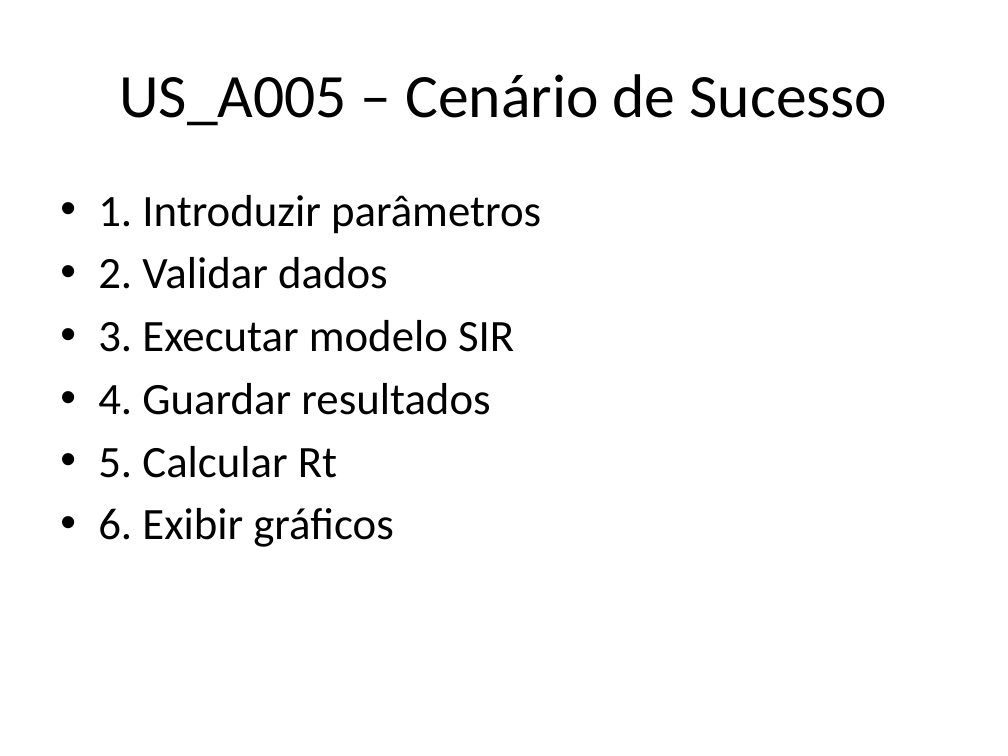
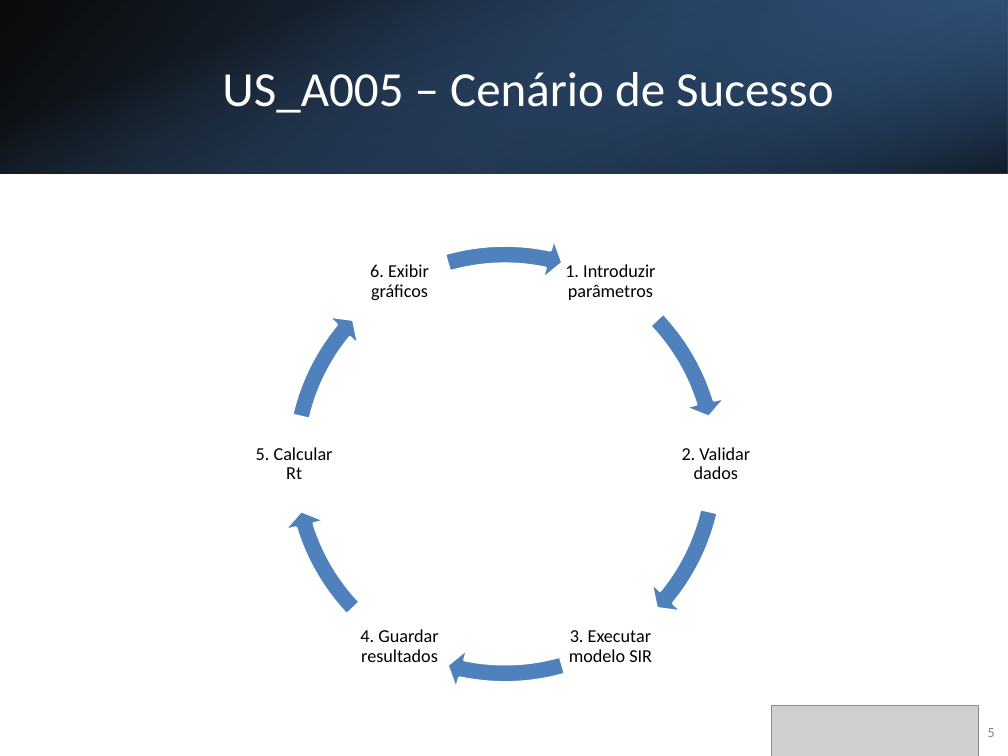
Before and after one commit to joaoventura2024064-dev/ISTECPROJ2526, a slide deck: slide 5 of docs/Sprint_A_Apresentacao_v0.pptx. Drawn at 1008x756 pixels with LibreOffice and Linux fonts; fonts in the diff are those of the drawing; grey boxes stand for pictures. Boxes give left, top, right and bottom in pixels: in the first picture for what was removed or moved away, otherwise in the second. Text is boxed around its words. In the diff, an @@ line names an element or a change of style, - is before the commit and + after.

```diff
--- a/docs/Sprint_A_Apresentacao_v0.pptx
+++ b/docs/Sprint_A_Apresentacao_v0.pptx
@@ rectangle added at (0, 0, 1008, 173), fill gradient #000000 to #376092 @@
@@ rectangle added at (0, 0, 1008, 173), fill gradient #4F81BD to #000000 @@
@@ rectangle added at (672, 0, 1008, 173), fill gradient #254061 to #4F81BD @@
@@ title "US_A005 – Cenário de Sucesso": place and size @@
-title "US_A005 – Cenário de Sucesso" at (119, 74, 887, 126)
+title "US_A005 – Cenário de Sucesso" at (222, 72, 833, 113)
@@ title "US_A005 – Cenário de Sucesso" at (222, 72, 833, 113): size 44 to 35 pt, text colour #000000 to #FFFFFF @@
@@ text removed at (98, 195, 541, 547) @@
-• 1. Introduzir parâmetros
-• 2. Validar dados
-• 3. Executar modelo SIR
-• 4. Guardar resultados
-• 5. Calcular Rt
-• 6. Exibir gráficos
@@ group added at (256, 233, 750, 695): 6 texts, 6 circular arrows @@
+1. Introduzir parâmetros
+2. Validar dados
+3. Executar modelo SIR
+4. Guardar resultados
+5. Calcular Rt
+6. Exibir gráficos
@@ picture added at (771, 706, 979, 756) @@
@@ page number added at (988, 728, 995, 737), 10 pt, text #808080 @@
+5
```
Also in this commit, not shown: 8 other slides changed, 1 slide added, 6 slides removed, 3 other files.
